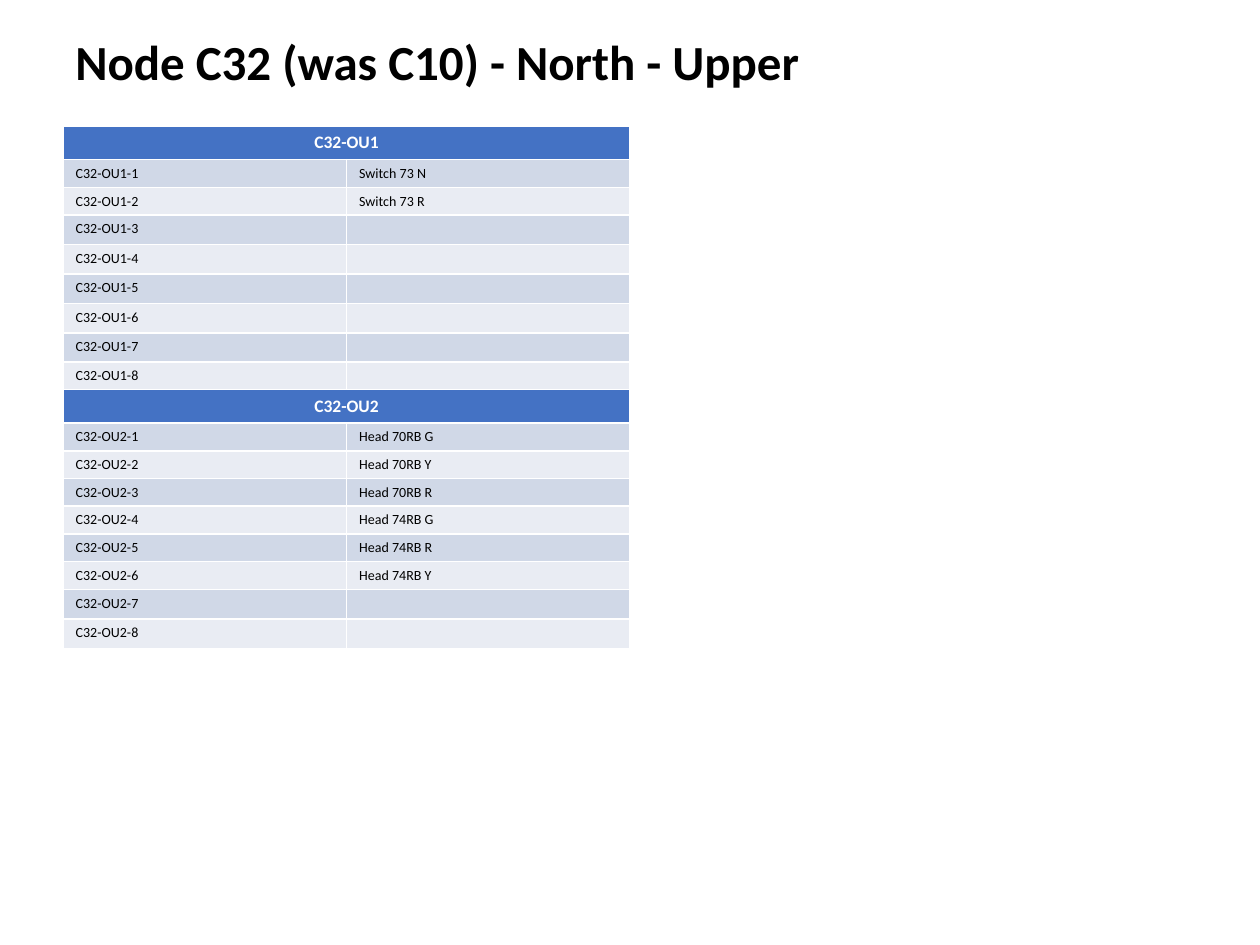
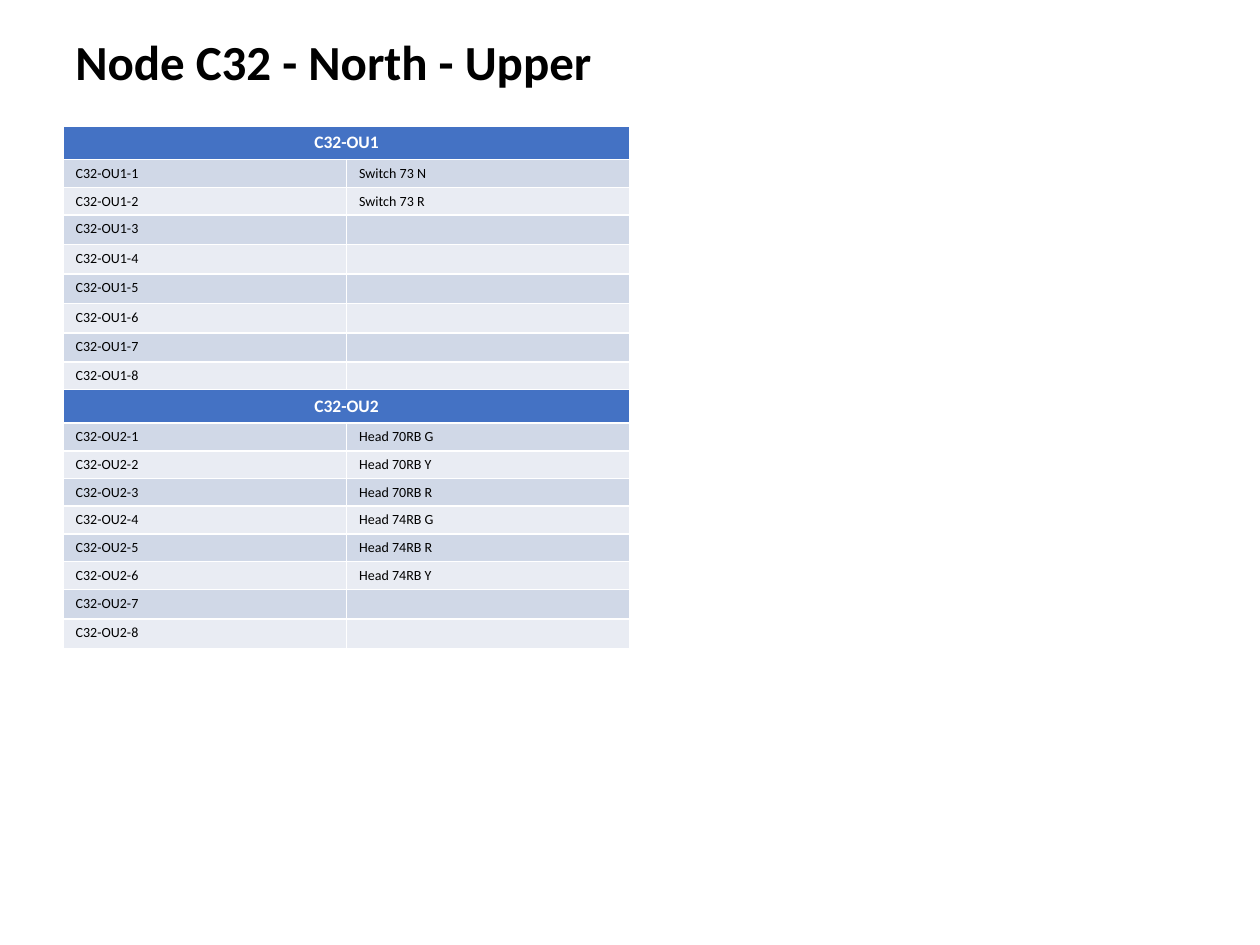
Before and after one commit to lnevo/hart, a slide deck: slide 15 of docs/wiring/Wiring_Schematic.pptx. Drawn at 1260x945 pixels with LibreOffice and Linux fonts; fonts in the diff are those of the drawing. Boxes give left, top, right and bottom in pixels: in the first picture for what was removed or moved away, otherwise in the second. Text is boxed around its words. In the diff, an @@ line names an element or a change of style, - is before the commit and + after.

```diff
--- a/docs/wiring/Wiring_Schematic.pptx
+++ b/docs/wiring/Wiring_Schematic.pptx
@@ text at box(75, 45, 591, 88): text changed @@
-Node C32 (was C10) - North - Upper
+Node C32 - North - Upper
```
Also in this commit, not shown: 12 other slides changed, 3 other files.
